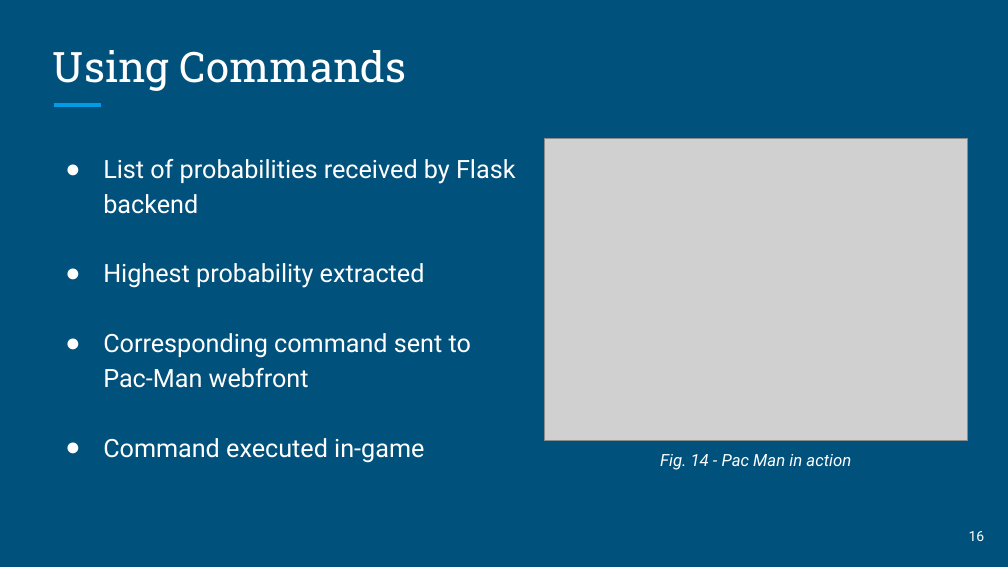
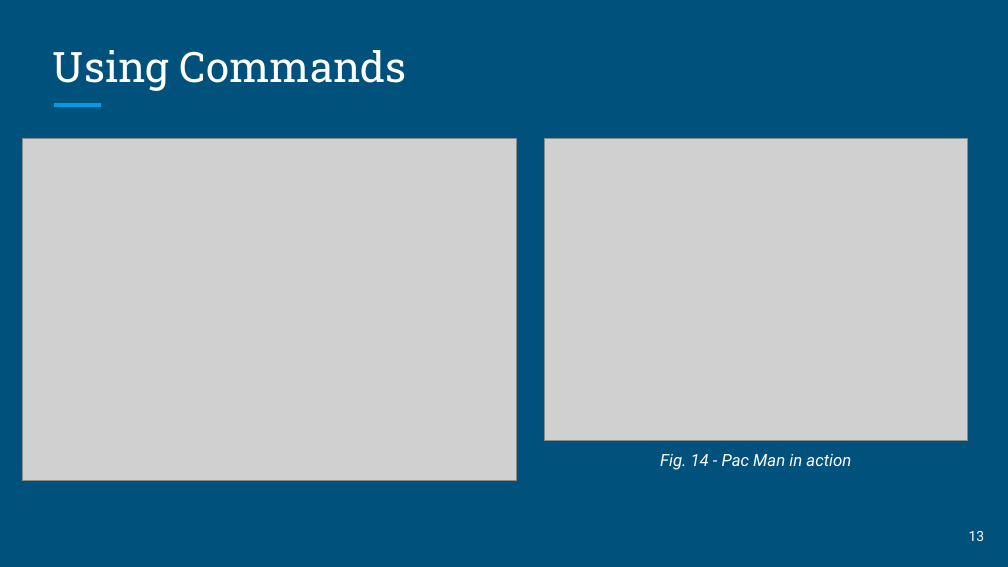
Before and after one commit to knotekbr/cs475_capstone, a slide deck: slide 13 of MindGames Final Presentation (1).pptx (slide 16 before the commit). Drawn at 1008x567 pixels with LibreOffice and Linux fonts; fonts in the diff are those of the drawing; grey boxes stand for pictures. Boxes give left, top, right and bottom in pixels: in the first picture for what was removed or moved away, otherwise in the second. Text is boxed around its words. In the diff, an @@ line names an element or a change of style, - is before the commit and + after.

```diff
--- a/MindGames Final Presentation (1).pptx
+++ b/MindGames Final Presentation (1).pptx
@@ picture added at (x1=22, y1=139, x2=516, y2=482) @@
@@ text removed at (x1=103, y1=159, x2=515, y2=463) @@
-● List of probabilities received by Flask backend
-● Highest probability extracted
-● Corresponding command sent to Pac-Man webfront
-● Command executed in-game
@@ page number at (x1=969, y1=531, x2=985, y2=541): text changed @@
-16
+13
```
Also in this commit, not shown: 3 other slides changed, 2 slides added, 7 slides removed, 1 other file.
